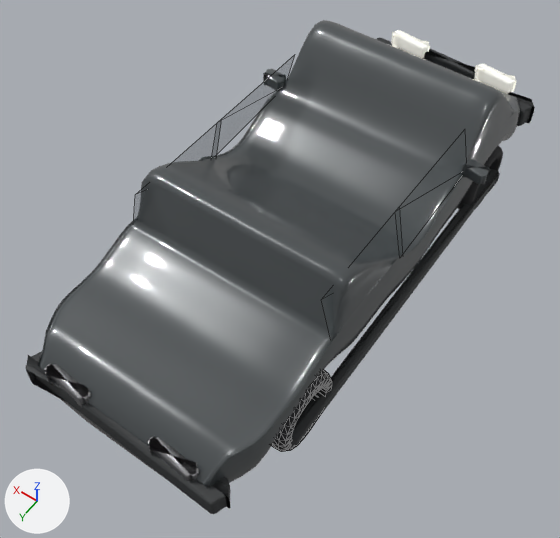
One commit to the glTF model public/assets/vehicles/bmw-320i.glb: the scene before it, then after it.
The view is the same before and after, from a 50 mm lens placed at (-2.26, 3.67, 5.35), pointed at (0.0, 0.51, 0.39). The lights are fixed; the arrows at lower left show +X, +Y and +Z. The picture after the commit comes second. Mesh edges are drawn as thin lines on the coarser meshes. Where no turn or scale is listed for an object, it has been applied to the vertices. Vertices at exactly the same position are counted once.

Objects in the first picture: 'body', 'glass', 'lights_front', 'lights_rear', 'mirrors', 'trim', 'wheel_rl_tire' and 2 more.
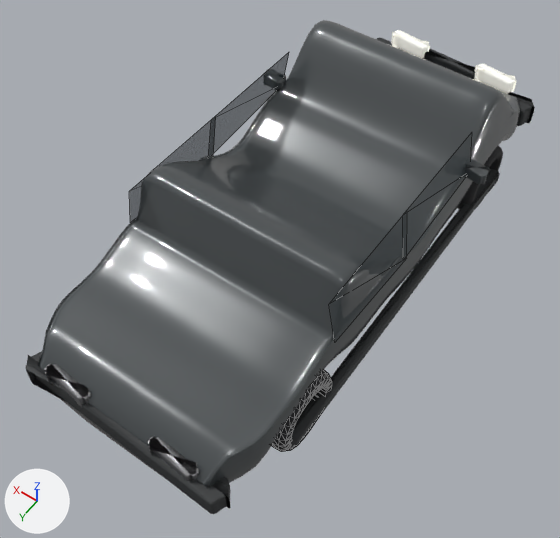
Changed parts and their boxes [x1, y1, x2, y2] in the pictures (560 x 538 px; the box of a moved part takes in the faces that stretch with it):
'glass', surface changed, reshaped
    before: [133, 55, 467, 339]
    after: [129, 52, 472, 342]
part 1 of me_glass, moved or reshaped
    before: [321, 129, 467, 339]
    after: [329, 132, 472, 342]
part 2 of me_glass, moved or reshaped
    before: [133, 55, 295, 223]
    after: [129, 52, 289, 223]

The change, as a diff of the scene's bpy script:
```diff
--- a/public/assets/vehicles/bmw-320i.glb.py
+++ b/public/assets/vehicles/bmw-320i.glb.py
@@ mat_farfan_glass @@
 mat_farfan_glass.roughness = 0.08
-mat_farfan_glass.alpha = 0.38
+mat_farfan_glass.alpha = 0.72
@@ me_glass @@
 # used by ob_glass; location = (0.0, 0.0, 0.0)
-me_glass.from_pydata(...)  # 16 vertices, 8 faces; spans x -0.89..0.89, y -0.82..1.16, z 0.85..1.34
+me_glass.from_pydata(...)  # 16 vertices, 8 faces; spans x -0.92..0.92, y -0.82..1.16, z 0.85..1.34
+# me_glass part 1: all 4 vertices in x -0.89, y -0.82..1.16, z 0.85..0.96 are moved by (-0.03, 0.0, 0.0)
+# me_glass part 2: all 4 vertices in x 0.79, y -0.82..1.16, z 1.34 are moved by (0.06, 0.0, 0.0)
+# other edits to the shape of me_glass do not show in these pictures
 me_glass.materials.append(mat_farfan_glass)
```
